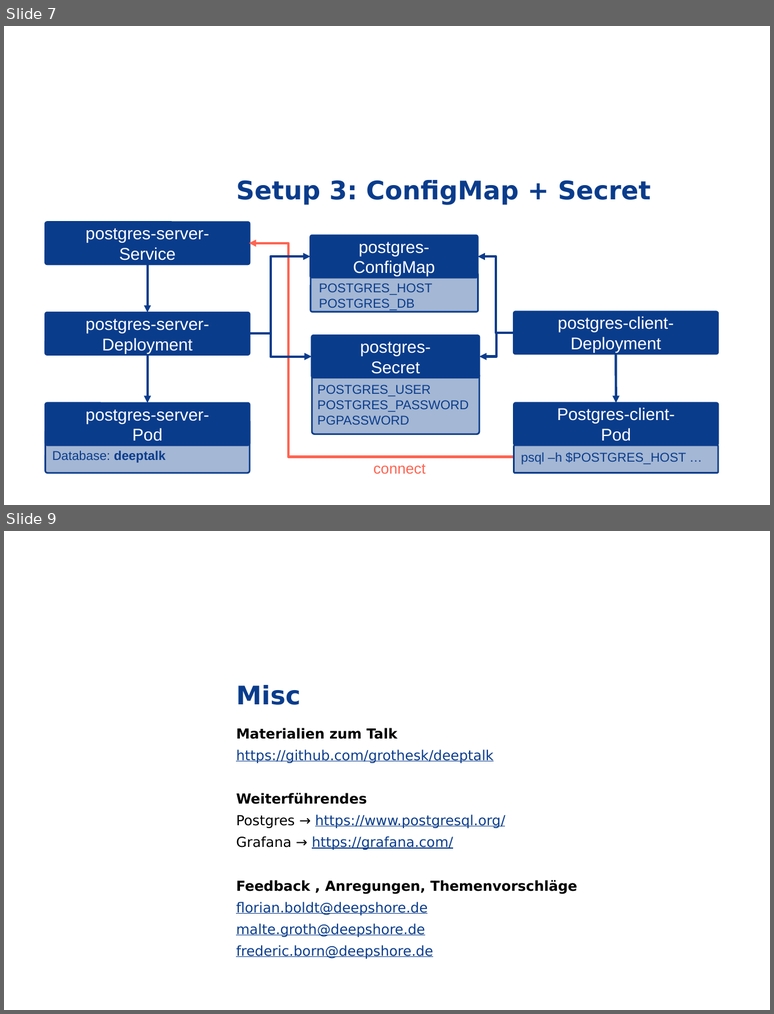
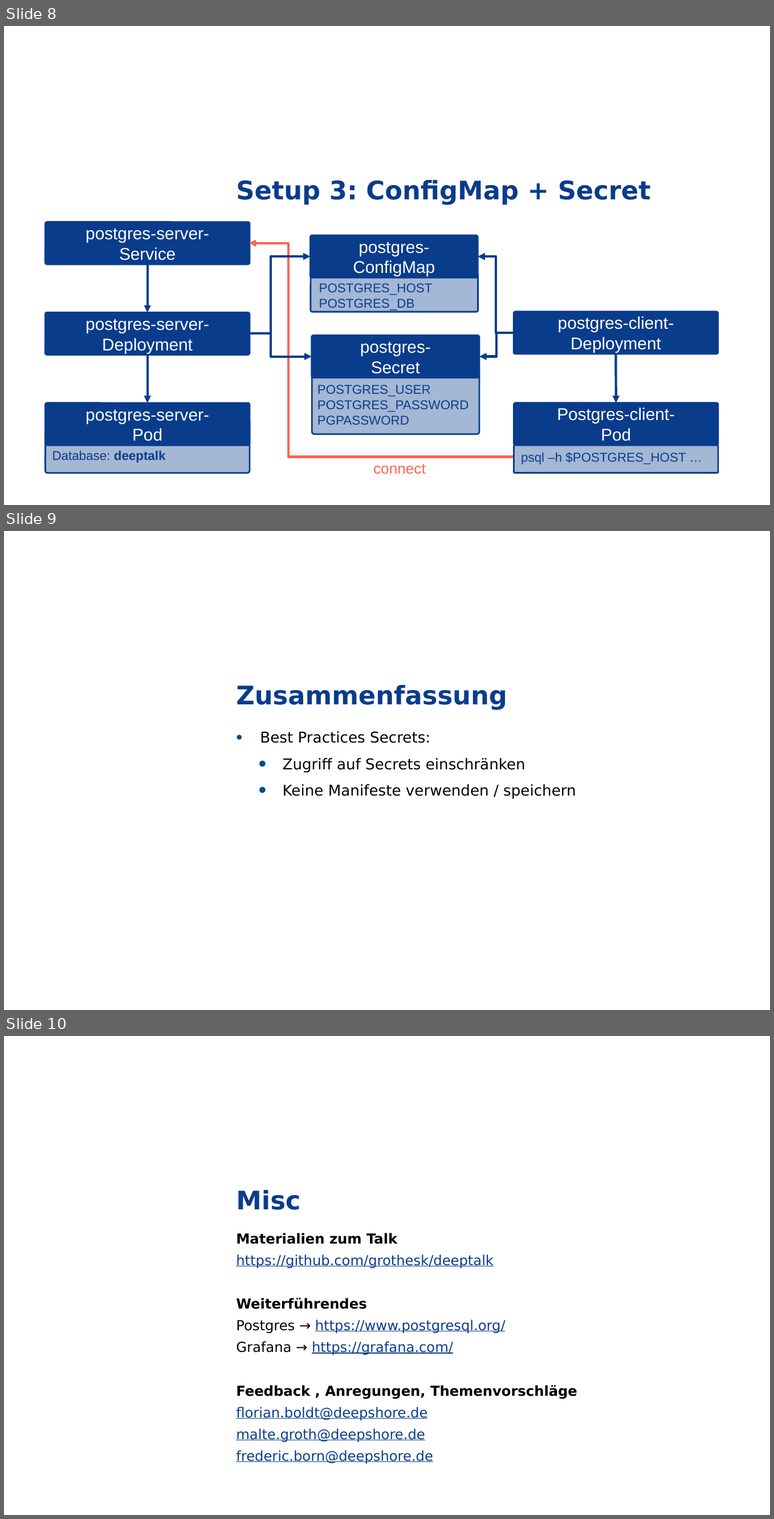
Before and after one commit to grothesk/deepshore-labs, a slide deck: 04-configmaps-und-secrets/deeptalk-04-fb.pptx. Shown one above the other, each under a label of ours: slides 7 and 9 before the commit, slides 8, 9 and 10 after it; the slides between them are not shown. The pictures are 774x1014 and 774x1519 pixels, drawn with LibreOffice and Linux fonts; fonts in the diff are those of the drawing; background and template pictures are left out. Boxes give left, top, right and bottom in pixels: in the first picture for what was removed or moved away, otherwise in the second. Text is boxed around its words. In the diff, an @@ line names an element or a change of style, - is before the commit and + after.

```diff
--- a/04-configmaps-und-secrets/deeptalk-04-fb.pptx
+++ b/04-configmaps-und-secrets/deeptalk-04-fb.pptx
@@ slide 9 added at [4, 531, 770, 1010], background picture (left out); not listed: 1 template element that a slide beside it also shows @@
@@ title added at [236, 685, 507, 710], 24 pt, text #0A3C8C, bold @@
+Zusammenfassung
@@ text added at [260, 731, 576, 798], 14 pt, text #000000 @@
+• Best Practices Secrets:
+  • Zugriff auf Secrets einschränken
+  • Keine Manifeste verwenden / speichern
@@ what was slide 7 is now slide 8 @@
@@ what was slide 9 is now slide 10 @@
```
Also in this commit, not shown: 2 slides changed, 1 other slide added, 1 slide removed, 1 other file.
